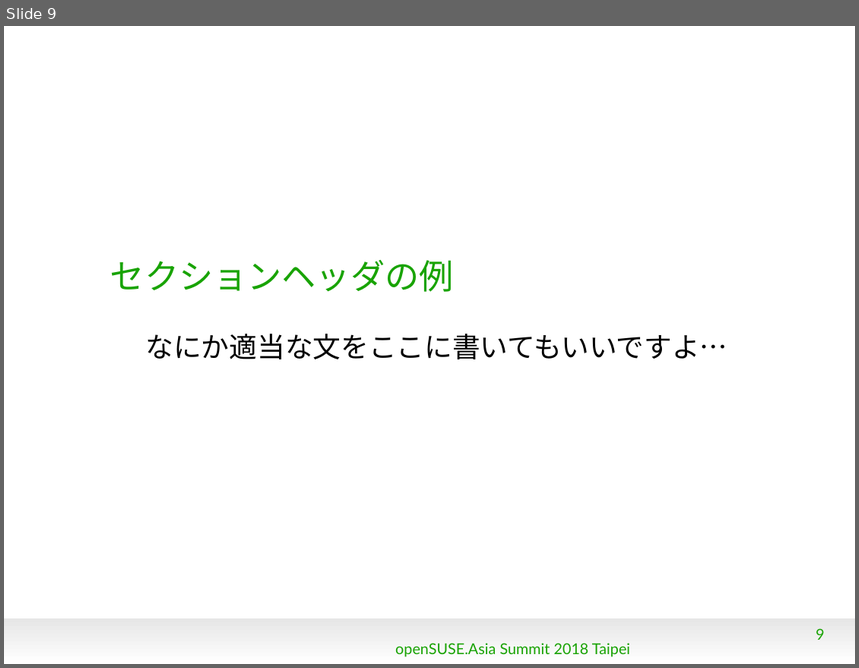
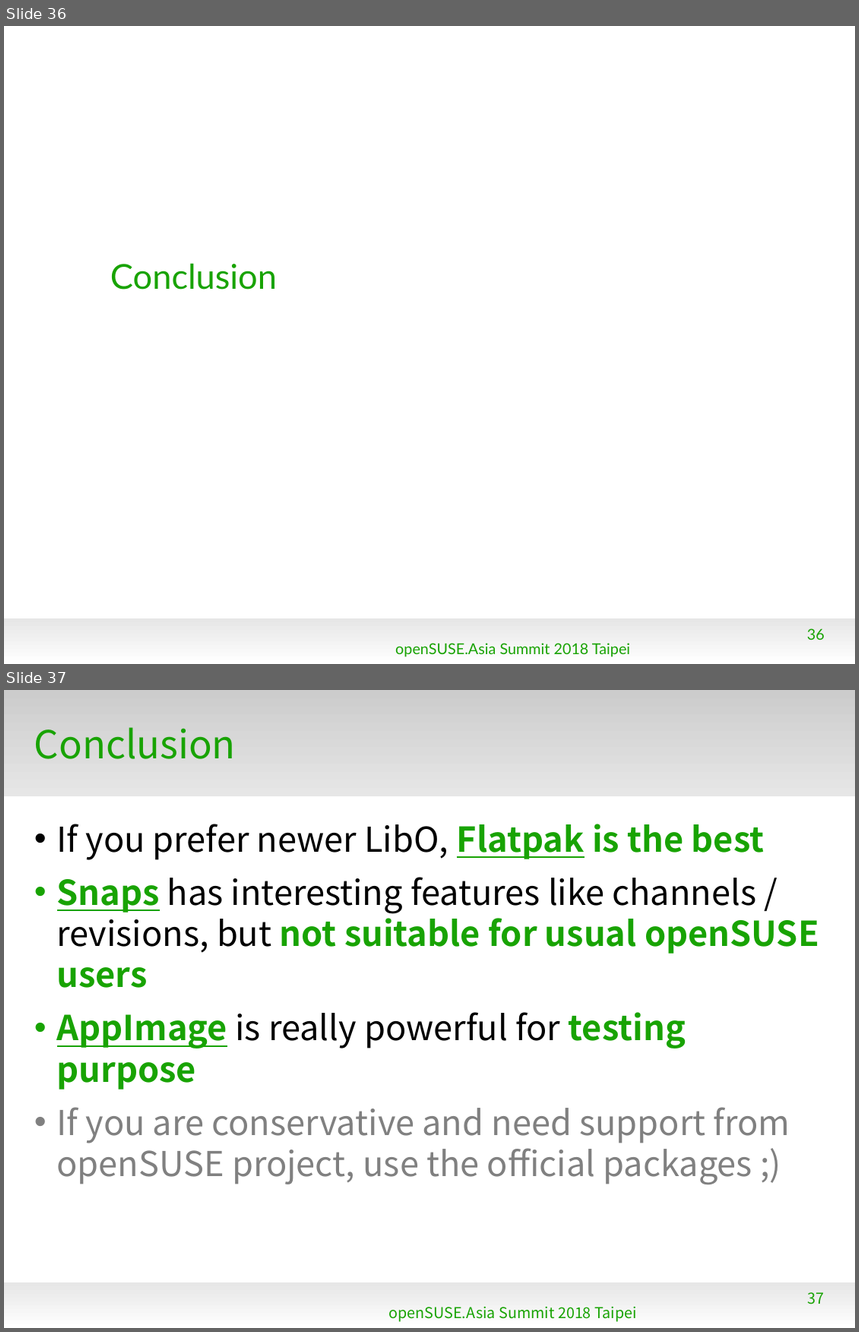
Before and after one commit to naruoga/KantoLibreOffice, a slide deck: 2018-08-openSUSEasia/LatestLibreOffice-openSUSEAsia2018.odp. Shown one above the other, each under a label of ours: slide 9 before the commit, slides 36 and 37 after it. The pictures are 859x668 and 859x1332 pixels, drawn with LibreOffice and Linux fonts; fonts in the diff are those of the drawing; background and template pictures are left out. Boxes give left, top, right and bottom in pixels: in the first picture for what was removed or moved away, otherwise in the second. Text is boxed around its words. In the diff, an @@ line names an element or a change of style, - is before the commit and + after.

```diff
--- a/2018-08-openSUSEasia/LatestLibreOffice-openSUSEAsia2018.odp
+++ b/2018-08-openSUSEasia/LatestLibreOffice-openSUSEAsia2018.odp
@@ slide 37 added at [4, 690, 855, 1328], background #FFFFFF; not listed: 1 template element that a slide beside it also shows @@
@@ rectangle added at [4, 690, 855, 796], fill gradient #CCCCCC to #E6E6E6 @@
@@ title added at [34, 727, 236, 759], 36 pt, text #18A303 @@
+Conclusion
@@ text added at [57, 824, 819, 1185], 32 pt, text #000000 @@
+• If you prefer newer LibO, Flatpak is the best
+• Snaps has interesting features like channels / revisions, but not suitable for usual openSUSE users
+• AppImage is really powerful for testing purpose
+• If you are conservative and need support from openSUSE project, use the official packages ;)
@@ page number added at [808, 1293, 825, 1305], 14 pt, text #18A303 @@
+37
@@ text added at [389, 1306, 637, 1322], 14 pt, text #18A303 @@
+openSUSE.Asia Summit 2018 Taipei
@@ what was slide 9 is now slide 36 @@
@@ slide 36 changed as well @@
@@ title at [110, 263, 277, 290]: text changed @@
-セクションヘッダの例
+Conclusion
@@ subtitle removed at [146, 334, 728, 360] @@
-なにか適当な文をここに書いてもいいですよ…
@@ page number at [807, 629, 825, 640]: text changed @@
-9
+36
```
Also in this commit, not shown: 5 other slides changed, 30 other slides added, 3 slides removed.
